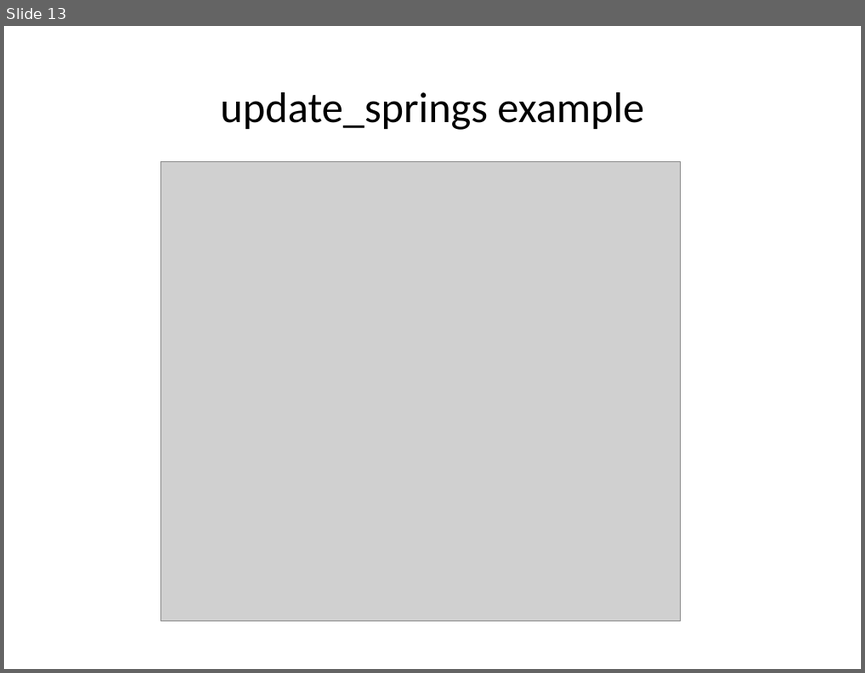
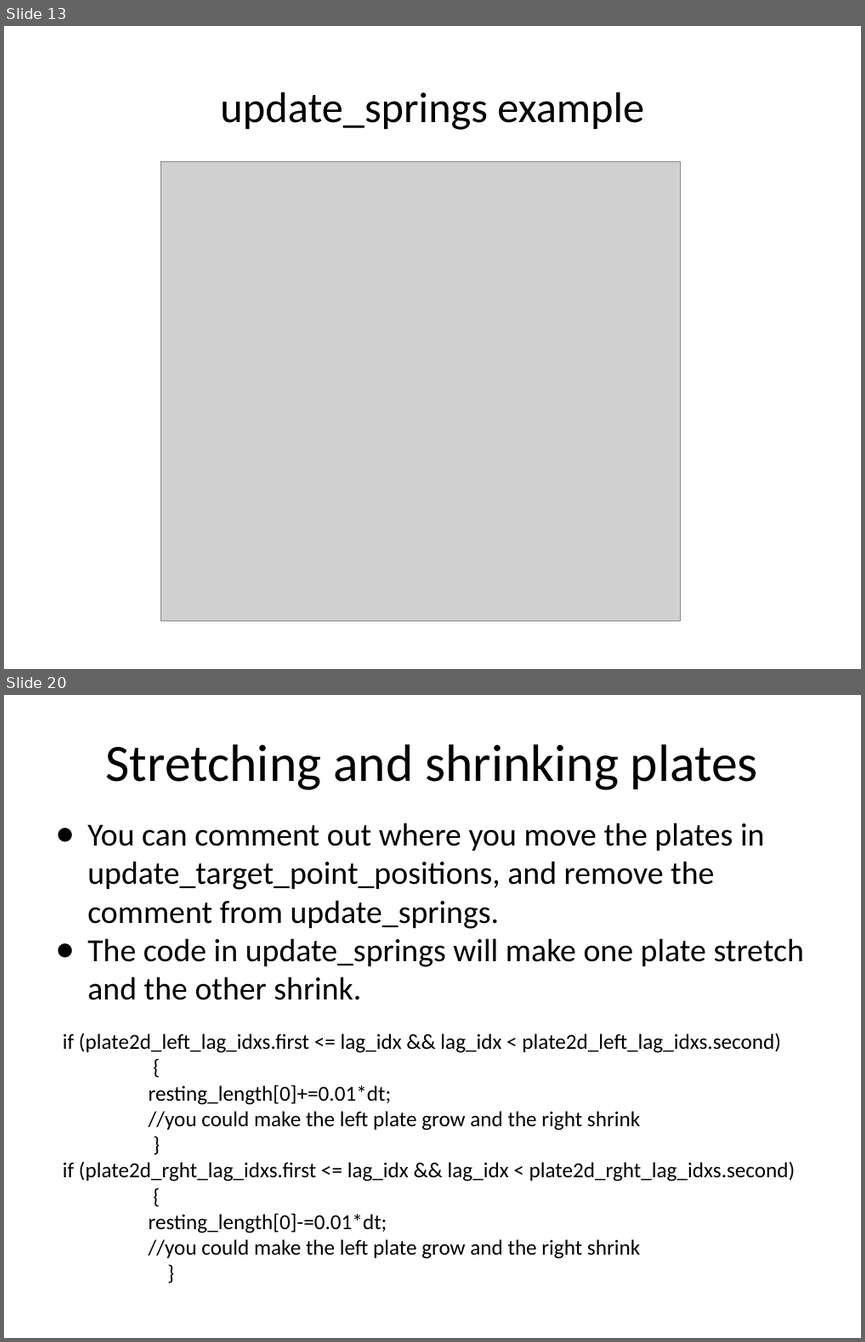
Before and after one commit to fairyflies9/IBAMR-Tutorials, a slide deck: IBAMR Lectures/Lecture 5 - IBAMR Tutorial_ Changing Target Positions and Springs.pptx. Shown one above the other, each under a label of ours: slide 13 before the commit, slides 13 and 20 after it; the slides between them are not shown. The pictures are 865x673 and 865x1342 pixels, drawn with LibreOffice and Linux fonts; fonts in the diff are those of the drawing; grey boxes stand for pictures. Boxes give left, top, right and bottom in pixels: in the first picture for what was removed or moved away, otherwise in the second. Text is boxed around its words. In the diff, an @@ line names an element or a change of style, - is before the commit and + after.

Commit message:
3D Glycocalyx
Added second part to lecture 4, added 3D glycocalyx example

```diff
--- a/IBAMR Lectures/Lecture 5 - IBAMR Tutorial_ Changing Target Positions and Springs.pptx
+++ b/IBAMR Lectures/Lecture 5 - IBAMR Tutorial_ Changing Target Positions and Springs.pptx
@@ slide 20 added at (4,695,861,1338), background #FFFFFF @@
@@ title added at (106,744,758,790), 44 pt, text #000000 @@
+Stretching and shrinking plates
@@ text added at (87,823,804,1000), 27 pt, text #000000 @@
+● You can comment out where you move the plates in update_target_point_positions, and remove the comment from update_springs.
+● The code in update_springs will make one plate stretch and the other shrink.
@@ text added at (63,1032,795,1259), 18 pt, text #000000 @@
+if (plate2d_left_lag_idxs.first <= lag_idx && lag_idx < plate2d_left_lag_idxs.second)
+{
+resting_length[0]+=0.01*dt;
+//you could make the left plate grow and the right shrink
+}
+if (plate2d_rght_lag_idxs.first <= lag_idx && lag_idx < plate2d_rght_lag_idxs.second)
+{
+resting_length[0]-=0.01*dt;
+//you could make the left plate grow and the right shrink
+}
```
Also in this commit, not shown: 8 other slides added, 8 other files.
